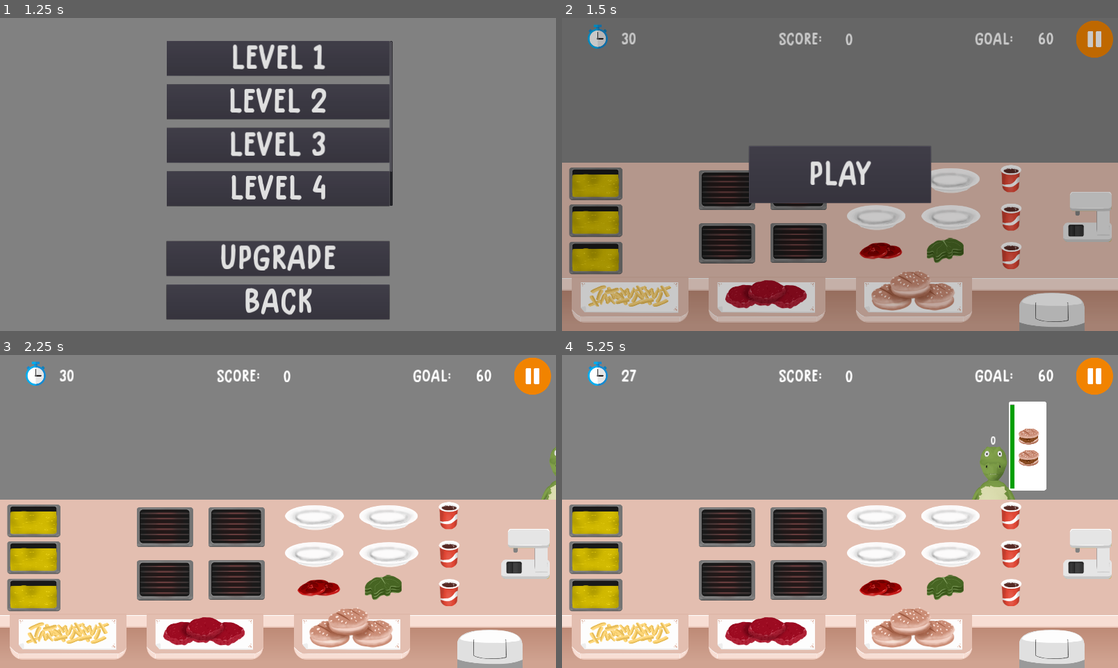
Above: before the commit, frames 1-4 (two rows, left to right).
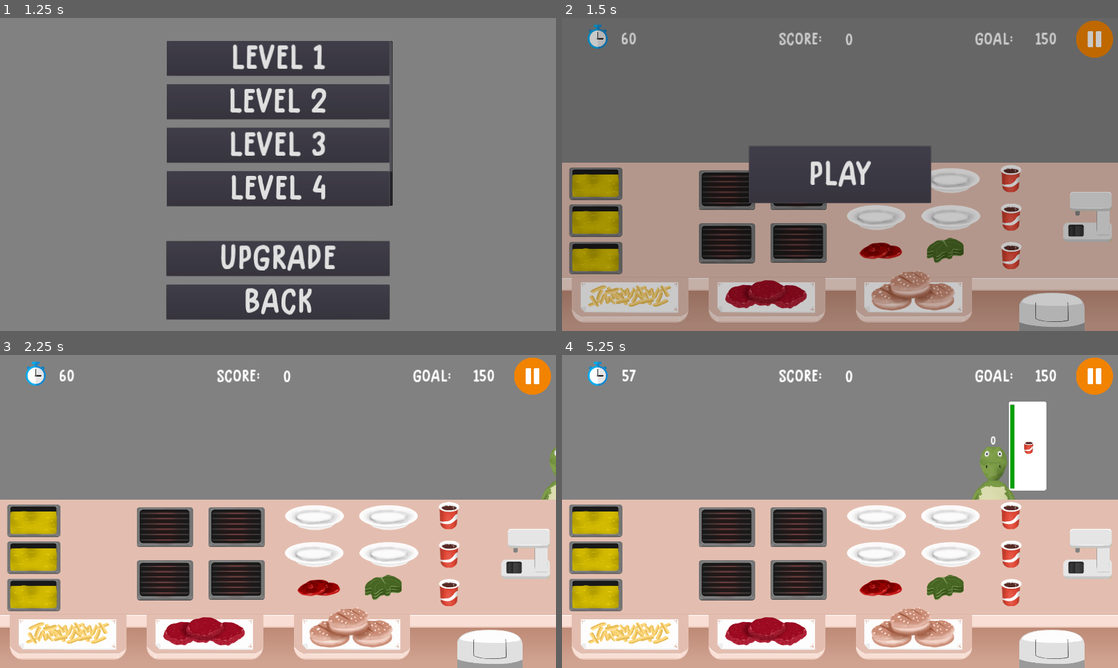
Above: after the commit, the same moments.

Repository: samuelpedrajas/MyVeganRestaurant
Game: Godot game, scene res://Scenes/Game.tscn
Two runs of this game, one before a commit and one after it. Both use one fixed random seed, a clock stepped at 60 frames per second and the inputs below.
Inputs:
- Up to frame 1 (1.25 s): click "Fast Food" at 0.5 s
- Up to frame 2 (1.5 s): click "Level 1" at 1.25 s
- Up to frame 3 (2.25 s): click "PLAY" at 2 s
- Up to frame 4 (5.25 s): click "Level 1" at 2.75 s; click "Level 2" at 3.5 s; click "Level 3" at 4.25 s; click "Level 4" at 5 s

Frame 1 is identical in both runs. In frame 2, 0.1% of the frame differs, in the area x 10-89%, y 4-9%; in frame 3, 0.1%; in frame 4, 0.5%, in the area x 10-89%, y 4-36%.

Commit message:
progress

Diff:
--- a/Scenes/FastFood/FastFoodLevels.tscn
+++ b/Scenes/FastFood/FastFoodLevels.tscn
@@ -6,7 +6,7 @@
 script/source = "extends Node
 
 
-var max_time = 30
+var max_time = 60
 
 # clients
 var max_arrival_time = 3.0
@@ -72,7 +72,7 @@
 script/source = "extends Node
 
 
-var max_time = 30
+var max_time = 60
 
 # clients
 var max_arrival_time = 3.0
@@ -137,7 +137,7 @@
 script/source = "extends Node
 
 
-var max_time = 10
+var max_time = 60
 
 # clients
 var max_arrival_time = 3.0
